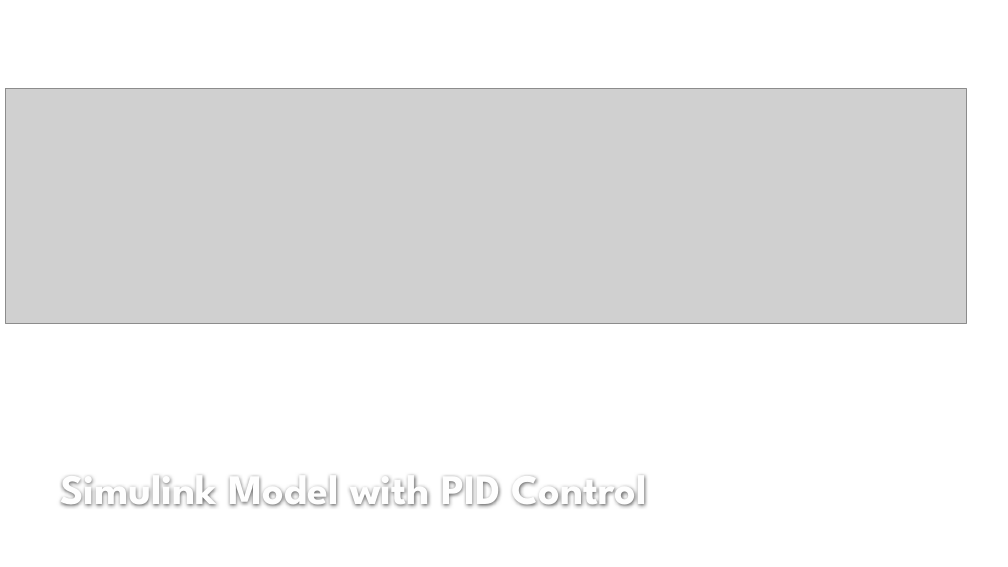
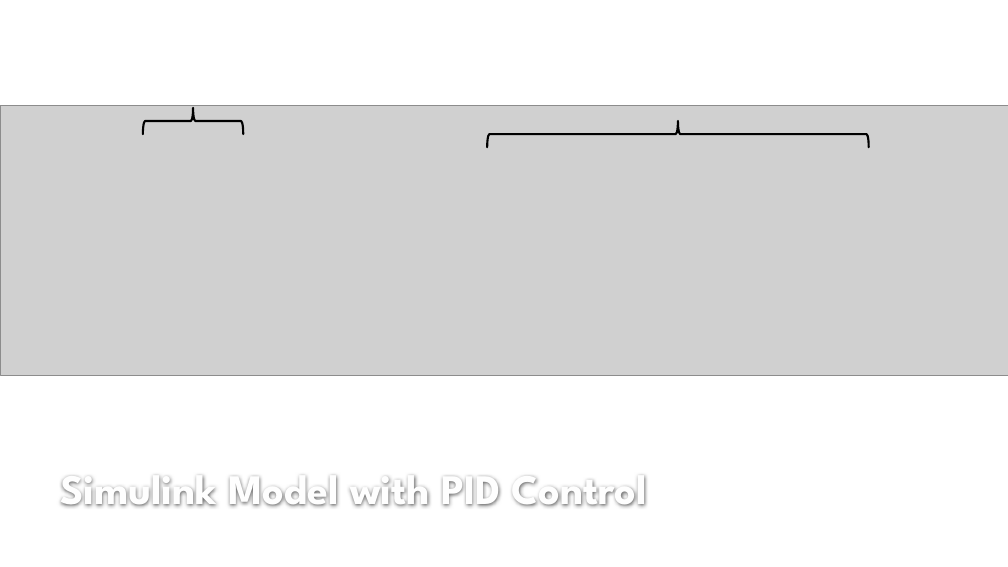
Before and after one commit to lcall3/Controller, a slide deck: slide 10 of doc/report/demo2.pptx (slide 9 before the commit). Drawn at 1008x567 pixels with LibreOffice and Linux fonts; fonts in the diff are those of the drawing; grey boxes stand for pictures; background and template pictures are left out. Boxes give left, top, right and bottom in pixels: in the first picture for what was removed or moved away, otherwise in the second. Text is boxed around its words. In the diff, an @@ line names an element or a change of style, - is before the commit and + after.

```diff
--- a/doc/report/demo2.pptx
+++ b/doc/report/demo2.pptx
@@ picture: place and size @@
-picture at box(6, 88, 966, 323)
+picture at box(0, 106, 1008, 376)
@@ right brace added at box(143, 108, 243, 135), outline #000000 2 pt @@
@@ right brace added at box(487, 121, 869, 147), outline #000000 2 pt @@
```
Also in this commit, not shown: 4 other slides changed, 2 slides added, 10 other files.
